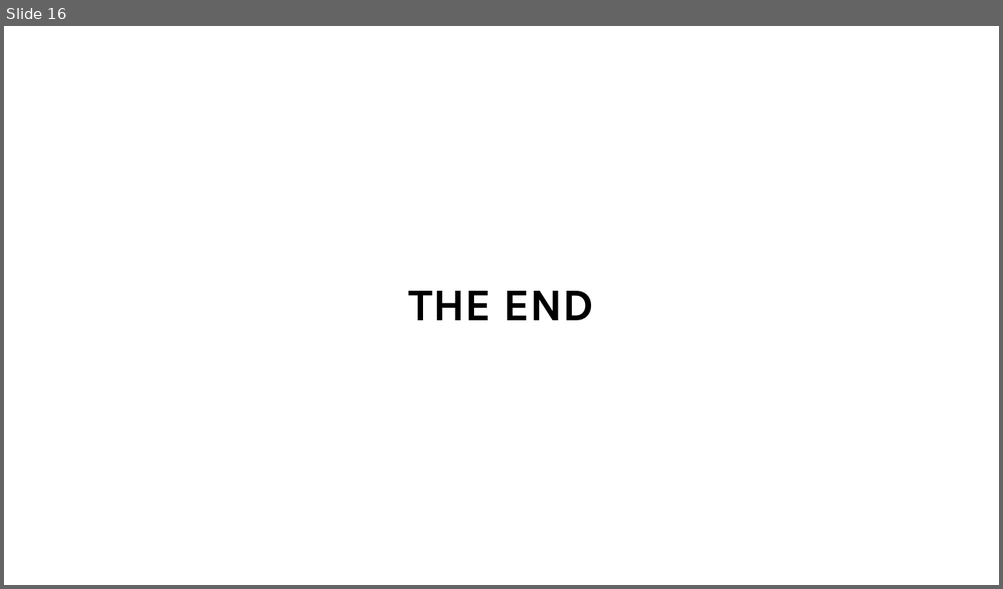
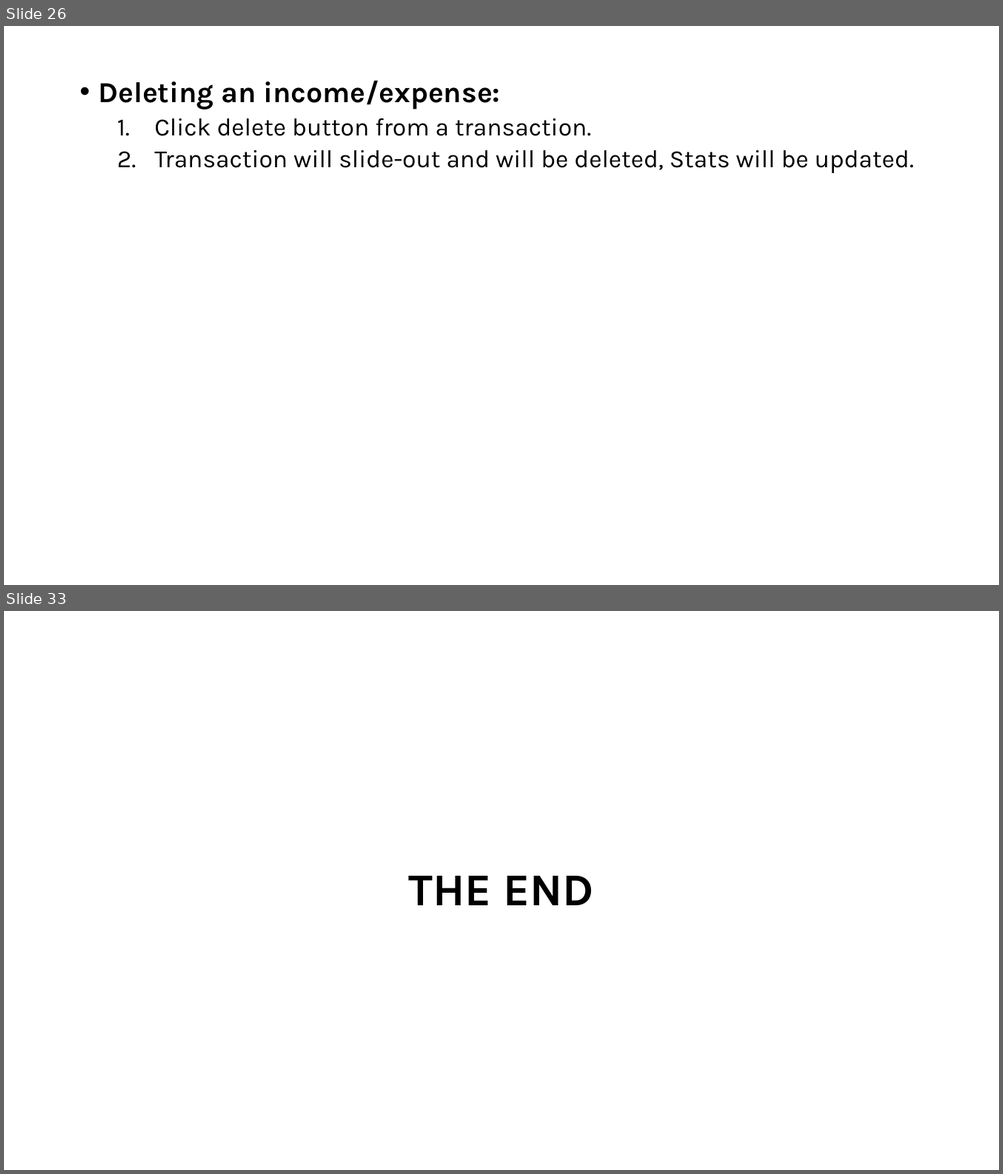
Before and after one commit to RamandeepChamba/expense-tracker-react, a slide deck: readme.pptx. Shown one above the other, each under a label of ours: slide 16 before the commit, slides 26 and 33 after it; the slides between them are not shown. The pictures are 1003x589 and 1003x1174 pixels, drawn with LibreOffice and Linux fonts; fonts in the diff are those of the drawing. Boxes give left, top, right and bottom in pixels: in the first picture for what was removed or moved away, otherwise in the second. Text is boxed around its words. In the diff, an @@ line names an element or a change of style, - is before the commit and + after.

```diff
--- a/readme.pptx
+++ b/readme.pptx
@@ slide 26 added at (4,26,999,585), background #FFFFFF @@
@@ text added at (99,80,913,173), 24 pt, text #000000 @@
+• Deleting an income/expense:
+  1. Click delete button from a transaction.
+  2. Transaction will slide-out and will be deleted, Stats will be updated.
@@ what was slide 16 is now slide 33 @@
```
Also in this commit, not shown: 2 slides changed, 16 other slides added.
